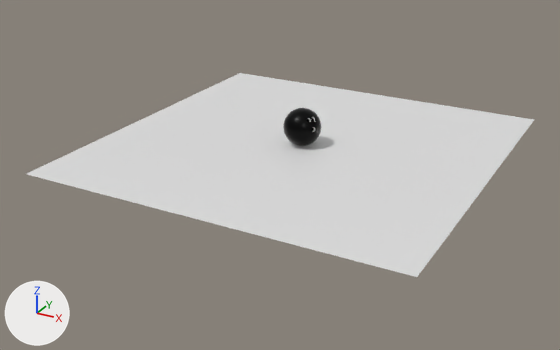
One commit to the Blender file support/images/dynamic_objects/Bowling_Ball.blend: the scene before it, then after it.
Both versions are drawn from a 50 mm camera at (17.6, -34.4, 14.2) aimed at (-0.5, -1.5, -2.3). Every picture has the same lights, and +X, +Y and +Z are marked at lower left.

Before the edit, the objects in view are built like this:
```python
me_icosphere = bpy.data.meshes.new('Icosphere')
me_icosphere.from_pydata(...)  # 1122 vertices, 1688 faces; spans x -1.0..1.0, y -1.0..1.0, z -1.0..1.0
me_icosphere.polygons.foreach_set('use_smooth', [True] * 1688)
# faces by material slot: [1598, 90]
me_icosphere.materials.append(mat_material_001)  # black #1a1a1a
me_icosphere.materials.append(mat_material)  # white #e7e7e7
me_plane = bpy.data.meshes.new('Plane')
me_plane.from_pydata([(-1.0, -1.0, 0.0), (1.0, -1.0, 0.0), (-1.0, 1.0, 0.0), (1.0, 1.0, 0.0)], [], [(0, 1, 3, 2)])
me_plane.materials.append(mat_material_002)  # light grey #e1e1e1
ob_icosphere = bpy.data.objects.new('Icosphere', me_icosphere)
ob_icosphere.location = (0.0, 0.0, 0.0)
ob_plane = bpy.data.objects.new('Plane', me_plane)
ob_plane.location = (0.0, 0.0, -1.0)
ob_plane.scale = (10.0, 10.0, 10.0)
```
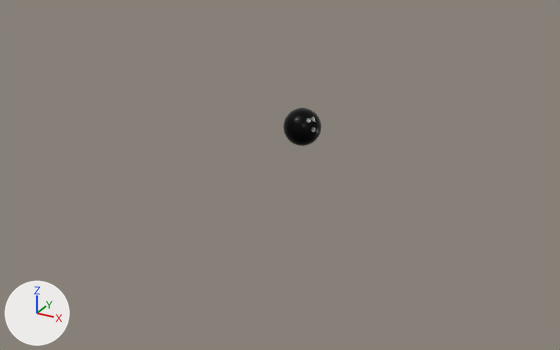
Edits to the bpy script that builds the scene:
```text
Change ob_plane:
    add ob_plane.hide_render = True
```

Where the change shows, as pixel boxes [x1, y1, x2, y2] in the pictures (560 x 350 px):
'Plane', hidden: before [27, 73, 534, 277]
